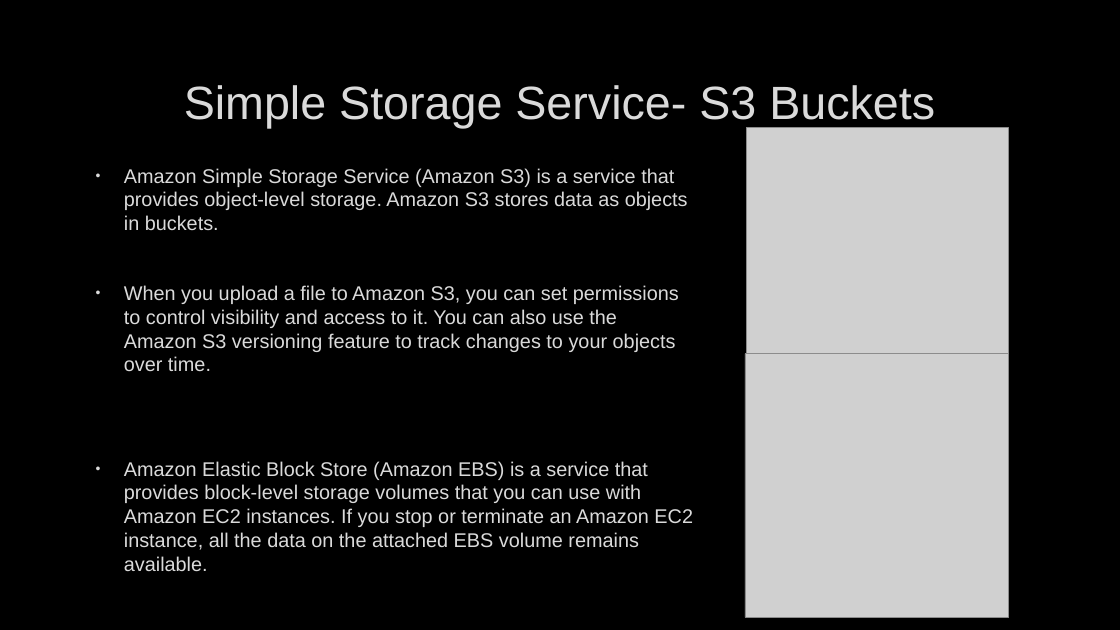
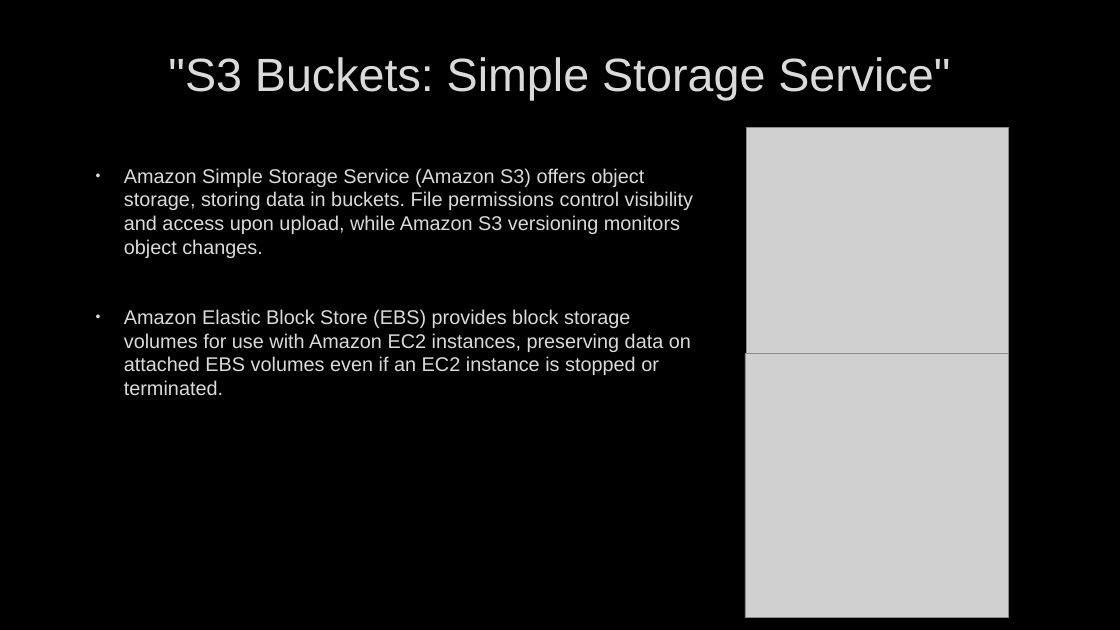
Before and after one commit to deveshbatra/genai_group1, a slide deck: slide 9 of GPTA4_tech.pptx. Drawn at 1120x630 pixels with LibreOffice and Linux fonts; fonts in the diff are those of the drawing; grey boxes stand for pictures; background and template pictures are left out. Boxes give left, top, right and bottom in pixels: in the first picture for what was removed or moved away, otherwise in the second. Text is boxed around its words. In the diff, an @@ line names an element or a change of style, - is before the commit and + after.

```diff
--- a/GPTA4_tech.pptx
+++ b/GPTA4_tech.pptx
@@ title at (168,57,950,100): text changed @@
-Simple Storage Service- S3 Buckets
+"S3 Buckets: Simple Storage Service"
@@ text at (124,168,693,395): text changed @@
-• Amazon Simple Storage Service (Amazon S3) is a service that provides object-level storage. Amazon S3 stores data as objects in buckets.
-• When you upload a file to Amazon S3, you can set permissions to control visibility and access to it. You can also use the Amazon S3 versioning feature to track changes to your objects over time.
-• Amazon Elastic Block Store (Amazon EBS) is a service that provides block-level storage volumes that you can use with Amazon EC2 instances. If you stop or terminate an Amazon EC2 instance, all the data on the attached EBS volume remains available.
+• Amazon Simple Storage Service (Amazon S3) offers object storage, storing data in buckets. File permissions control visibility and access upon upload, while Amazon S3 versioning monitors object changes.
+• Amazon Elastic Block Store (EBS) provides block storage volumes for use with Amazon EC2 instances, preserving data on attached EBS volumes even if an EC2 instance is stopped or terminated.
```
Also in this commit, not shown: 13 other slides changed, 1 other file.
